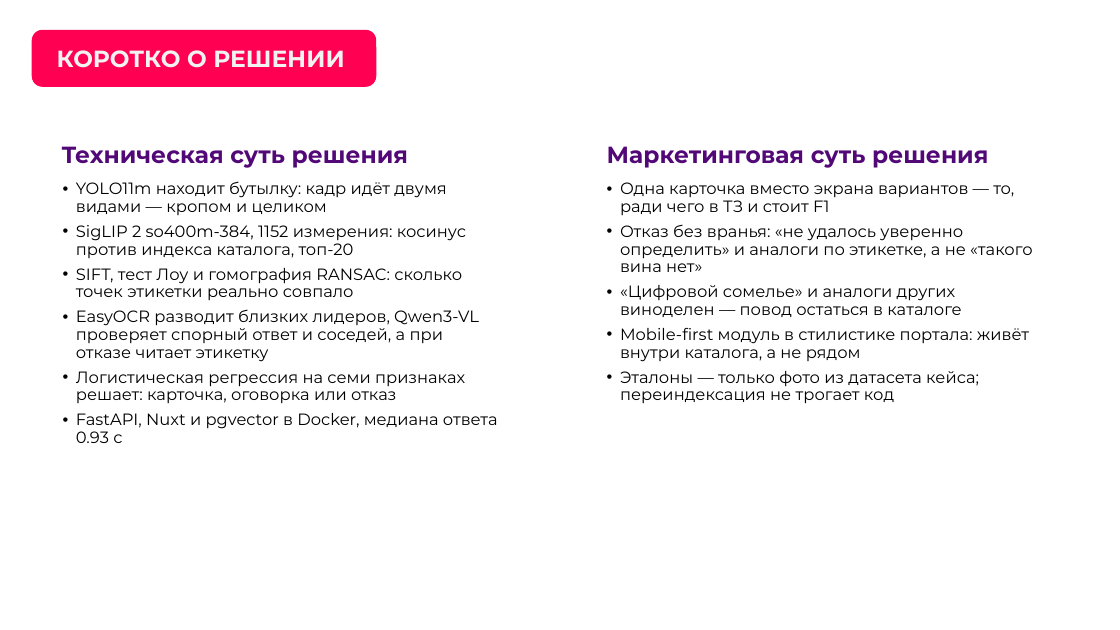
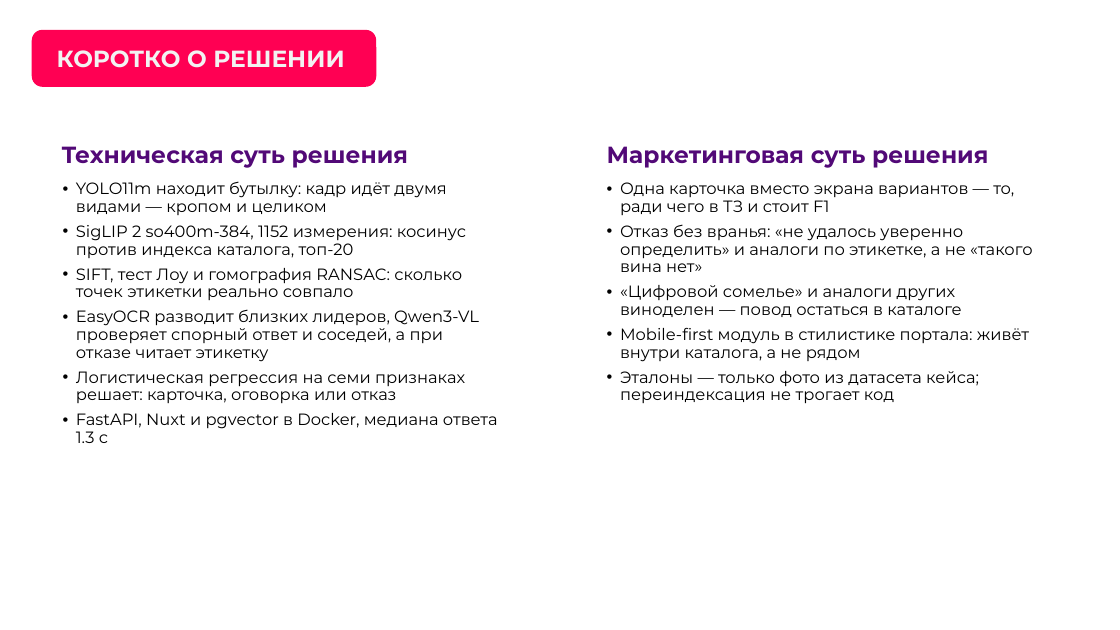
Before and after one commit to AlexGvr/rus_vines, a slide deck: slide 5 of ЛЦТ2026 Сканер российских вин.pptx. Drawn at 1120x630 pixels with LibreOffice and Linux fonts; fonts in the diff are those of the drawing; background and template pictures are left out. Boxes give left, top, right and bottom in pixels: in the first picture for what was removed or moved away, otherwise in the second. Text is boxed around its words. In the diff, an @@ line names an element or a change of style, - is before the commit and + after.

```diff
--- a/ЛЦТ2026 Сканер российских вин.pptx
+++ b/ЛЦТ2026 Сканер российских вин.pptx
@@ text at box(76, 413, 498, 443): text changed @@
-• FastAPI, Nuxt и pgvector в Docker, медиана ответа 0.93 с
+• FastAPI, Nuxt и pgvector в Docker, медиана ответа 1.3 с
```
Also in this commit, not shown: 5 other slides changed, 1 other file.
